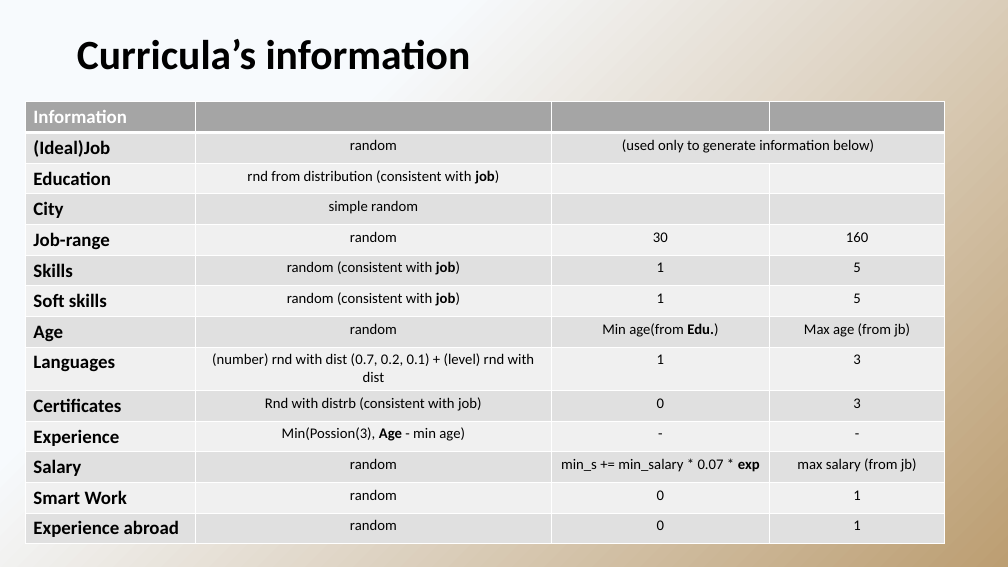
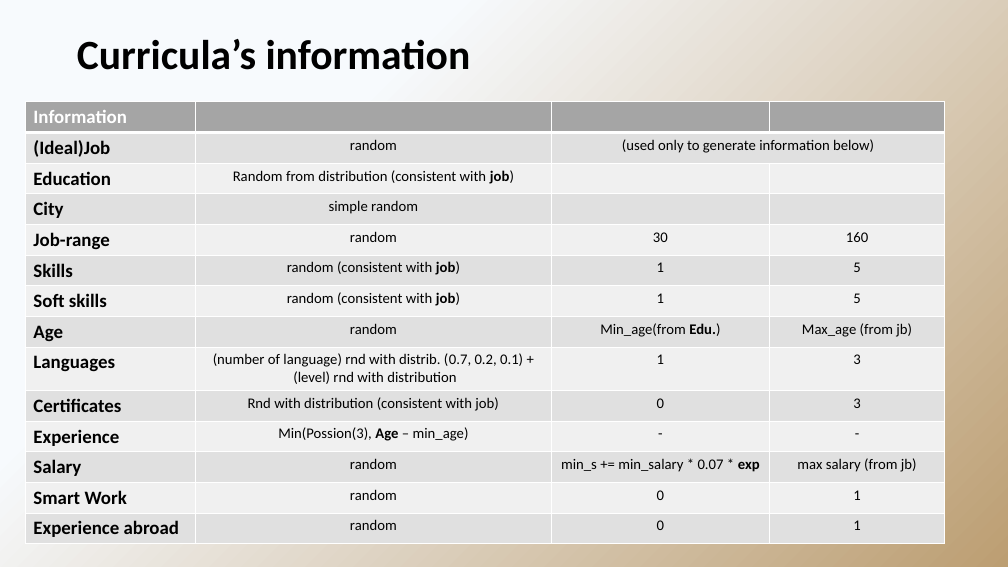
Before and after one commit to jacons/Interpretable-by-design-Human-Recommender, a slide deck: slide 8 of raw_source/Seminar1.pptx. Drawn at 1008x567 pixels with LibreOffice and Linux fonts; fonts in the diff are those of the drawing. Boxes give left, top, right and bottom in pixels: in the first picture for what was removed or moved away, otherwise in the second. Text is boxed around its words. In the diff, an @@ line names an element or a change of style, - is before the commit and + after.

```diff
--- a/raw_source/Seminar1.pptx
+++ b/raw_source/Seminar1.pptx
@@ table at (26,102,944,544) @@
-row 3, column 2: rnd from distribution (consistent with job)
+row 3, column 2: Random from distribution (consistent with job)
-row 8, column 3: Min age(from Edu.)
+row 8, column 3: Min_age(from Edu.)
-row 8, column 4: Max age (from jb)
+row 8, column 4: Max_age (from jb)
-row 9, column 2: (number) rnd with dist (0.7, 0.2, 0.1) + (level) rnd with dist
+row 9, column 2: (number of language) rnd with distrib. (0.7, 0.2, 0.1) + / (level) rnd with distribution
-row 10, column 2: Rnd with distrb (consistent with job)
+row 10, column 2: Rnd with distribution (consistent with job)
-row 11, column 2: Min(Possion(3), Age - min age)
+row 11, column 2: Min(Possion(3), Age – min_age)
```
Also in this commit, not shown: 5 other slides changed, 1 slide added, 1 slide removed, 4 other files.
